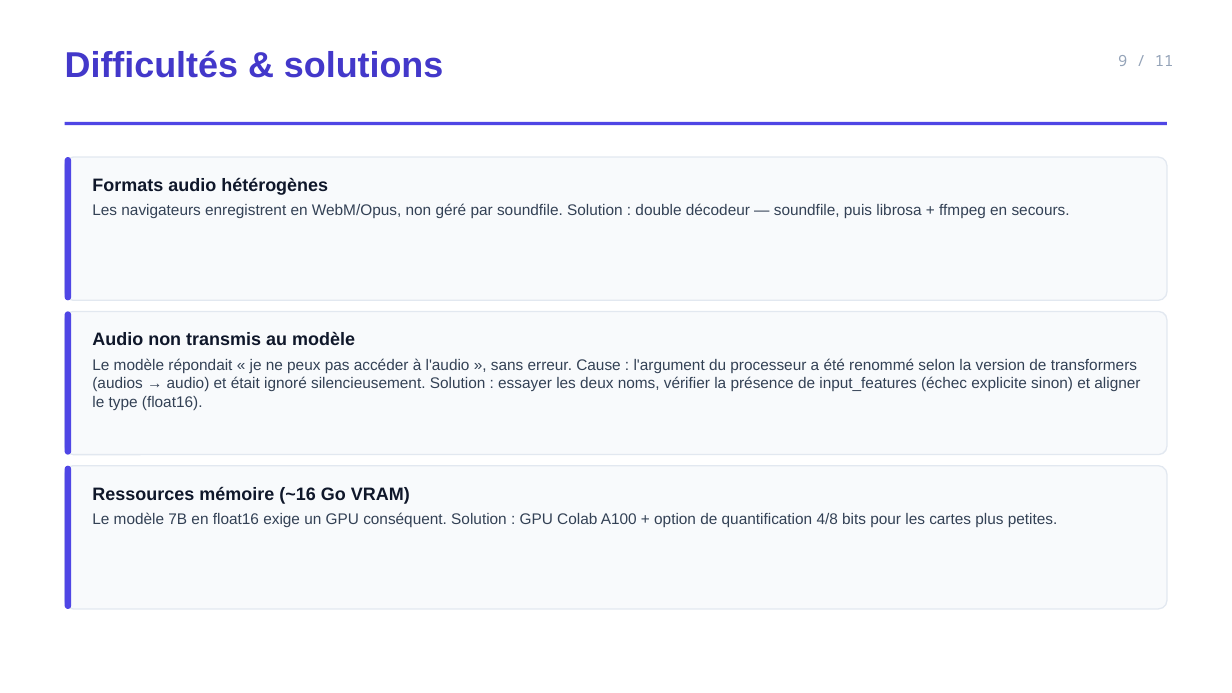
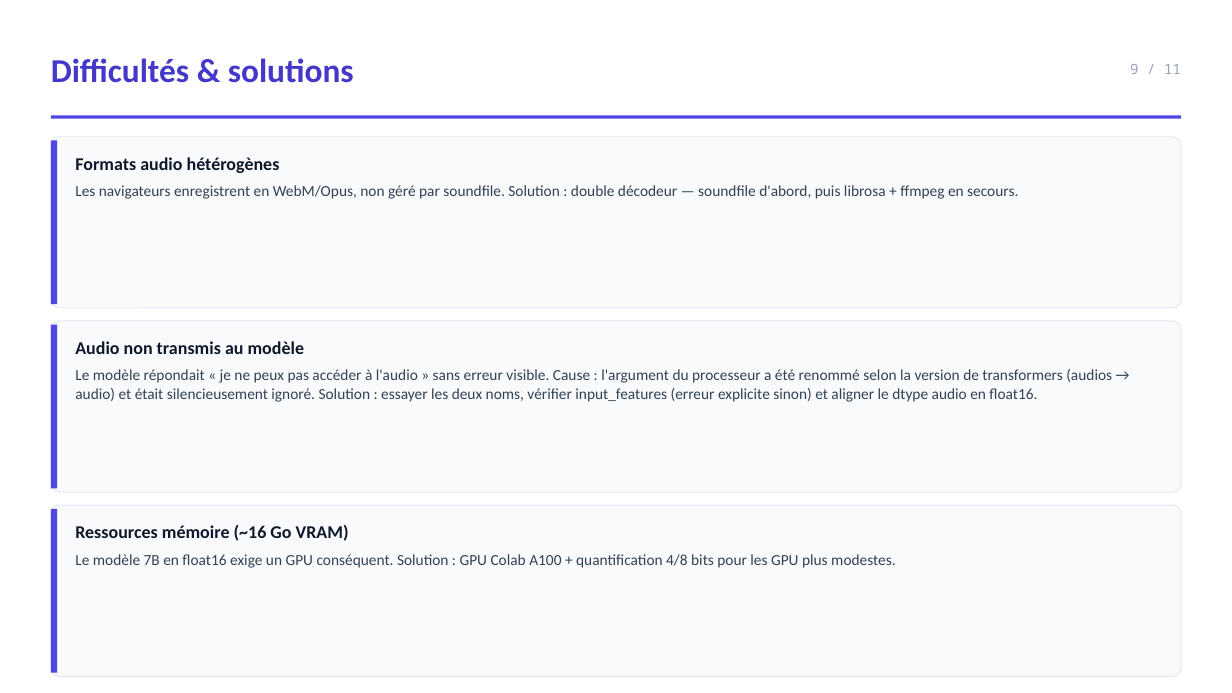
Before and after one commit to mouadelhaddad/Tasnim, a slide deck: slide 9 of presentation/presentation.pptx. Drawn at 1232x693 pixels with LibreOffice and Linux fonts; fonts in the diff are those of the drawing. Boxes give left, top, right and bottom in pixels: in the first picture for what was removed or moved away, otherwise in the second. Text is boxed around its words. In the diff, an @@ line names an element or a change of style, - is before the commit and + after.

```diff
--- a/presentation/presentation.pptx
+++ b/presentation/presentation.pptx
@@ text "Difficultés & solutions": place and size @@
-text "Difficultés & solutions" at box(65, 50, 443, 78)
+text "Difficultés & solutions" at box(51, 58, 354, 83)
@@ text "Difficultés & solutions" at box(51, 58, 354, 83): size 28 to 26 pt, font Arial to Calibri; vertical alignment top to middle @@
@@ text "9 / 11": place and size @@
-text "9 / 11" at box(1118, 55, 1173, 66)
+text "9 / 11" at box(1130, 64, 1181, 74)
@@ text "9 / 11" at box(1130, 64, 1181, 74): size 12 to 11 pt; vertical alignment top to middle @@
@@ rectangle: place and size @@
-rectangle at box(65, 122, 1167, 125)
+rectangle at box(51, 116, 1181, 118)
@@ rounded rectangle: place and size @@
-rounded rectangle at box(65, 157, 1167, 300)
+rounded rectangle at box(51, 137, 1181, 308)
@@ rectangle: place and size @@
-rectangle at box(65, 157, 71, 300)
+rectangle at box(51, 140, 57, 304)
@@ text "Formats audio hétérogènes": place and size @@
-text "Formats audio hétérogènes" at box(92, 177, 1070, 218)
+text "Formats audio hétérogènes" at box(75, 157, 1018, 199)
@@ text at box(75, 157, 280, 173): font Arial to Calibri in "Formats audio hétérogènes"; more space between paragraphs @@
@@ text at box(75, 185, 1018, 199): text changed; font Arial to Calibri @@
-Les navigateurs enregistrent en WebM/Opus, non géré par soundfile. Solution : double décodeur — soundfile, puis librosa + ffmpeg en secours.
+Les navigateurs enregistrent en WebM/Opus, non géré par soundfile. Solution : double décodeur — soundfile d'abord, puis librosa + ffmpeg en secours.
@@ rounded rectangle: place and size @@
-rounded rectangle at box(65, 311, 1167, 455)
+rounded rectangle at box(51, 321, 1181, 492)
@@ rectangle: place and size @@
-rectangle at box(65, 311, 71, 455)
+rectangle at box(51, 324, 57, 488)
@@ text "Audio non transmis au modèle": place and size @@
-text "Audio non transmis au modèle" at box(92, 332, 1140, 410)
+text "Audio non transmis au modèle" at box(75, 341, 1112, 402)
@@ text at box(75, 341, 304, 354): font Arial to Calibri in "Audio non transmis au modèle"; more space between paragraphs @@
@@ text at box(75, 369, 1112, 402): text changed; font Arial to Calibri @@
-Le modèle répondait « je ne peux pas accéder à l'audio », sans erreur. Cause : l'argument du processeur a été renommé selon la version de transformers (audios → audio) et était ignoré silencieusement. Solution : essayer les deux noms, vérifier la présence de input_features (échec explicite sinon) et aligner le type (float16).
+Le modèle répondait « je ne peux pas accéder à l'audio » sans erreur visible. Cause : l'argument du processeur a été renommé selon la version de transformers (audios → audio) et était silencieusement ignoré. Solution : essayer les deux noms, vérifier input_features (erreur explicite sinon) et aligner le dtype audio en float16.
@@ outline #E2E8F0 1 pt to #E2E8F0 0.75 pt; proportions changed in 3 elements at box(51, 137, 1181, 308), box(51, 321, 1181, 492), box(51, 506, 1181, 677) @@
@@ rounded rectangle: place and size @@
-rounded rectangle at box(65, 466, 1167, 609)
+rounded rectangle at box(51, 506, 1181, 677)
@@ rounded rectangle to rectangle in 3 elements at box(51, 140, 57, 304), box(51, 324, 57, 488), box(51, 509, 57, 673) @@
@@ rectangle: place and size @@
-rectangle at box(65, 466, 71, 609)
+rectangle at box(51, 509, 57, 673)
@@ text "Ressources mémoire (~16 Go VRAM)": place and size @@
-text "Ressources mémoire (~16 Go VRAM)" at box(92, 486, 1058, 527)
+text "Ressources mémoire (~16 Go VRAM)" at box(75, 525, 895, 568)
@@ text at box(75, 525, 349, 541): font Arial to Calibri in "Ressources mémoire (~16 Go VRAM)"; more space between paragraphs @@
@@ text at box(75, 554, 895, 568): text changed; font Arial to Calibri @@
-Le modèle 7B en float16 exige un GPU conséquent. Solution : GPU Colab A100 + option de quantification 4/8 bits pour les cartes plus petites.
+Le modèle 7B en float16 exige un GPU conséquent. Solution : GPU Colab A100 + quantification 4/8 bits pour les GPU plus modestes.
```
Also in this commit, not shown: 10 other slides changed, 1 other file.
